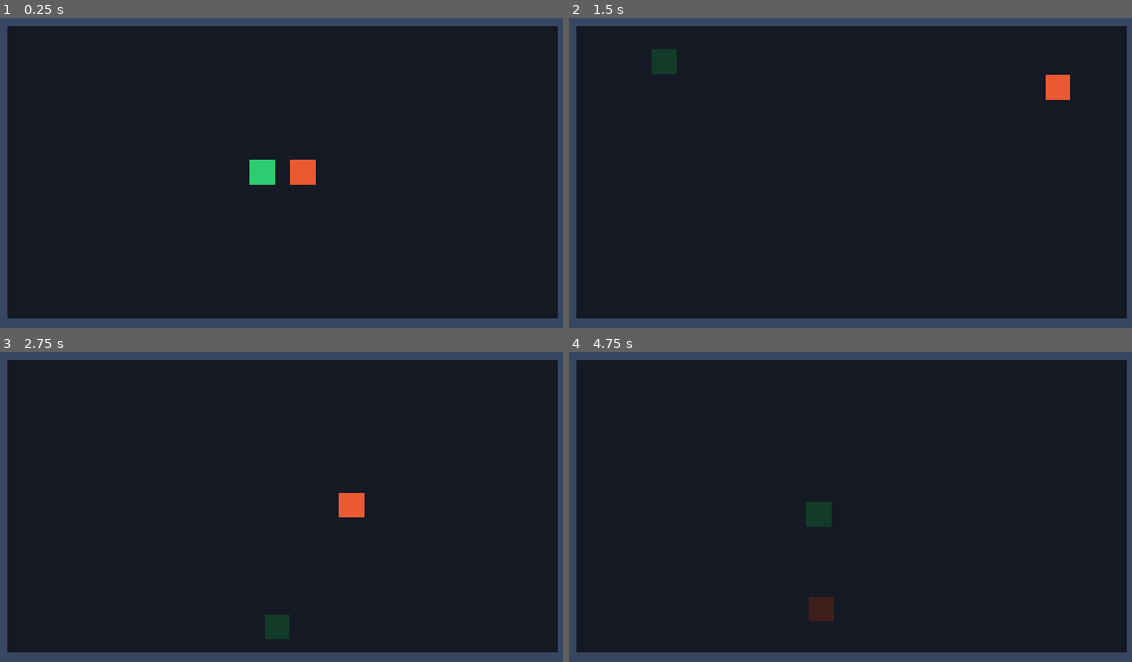
Above: before the commit, frames 1-4 (two rows, left to right).
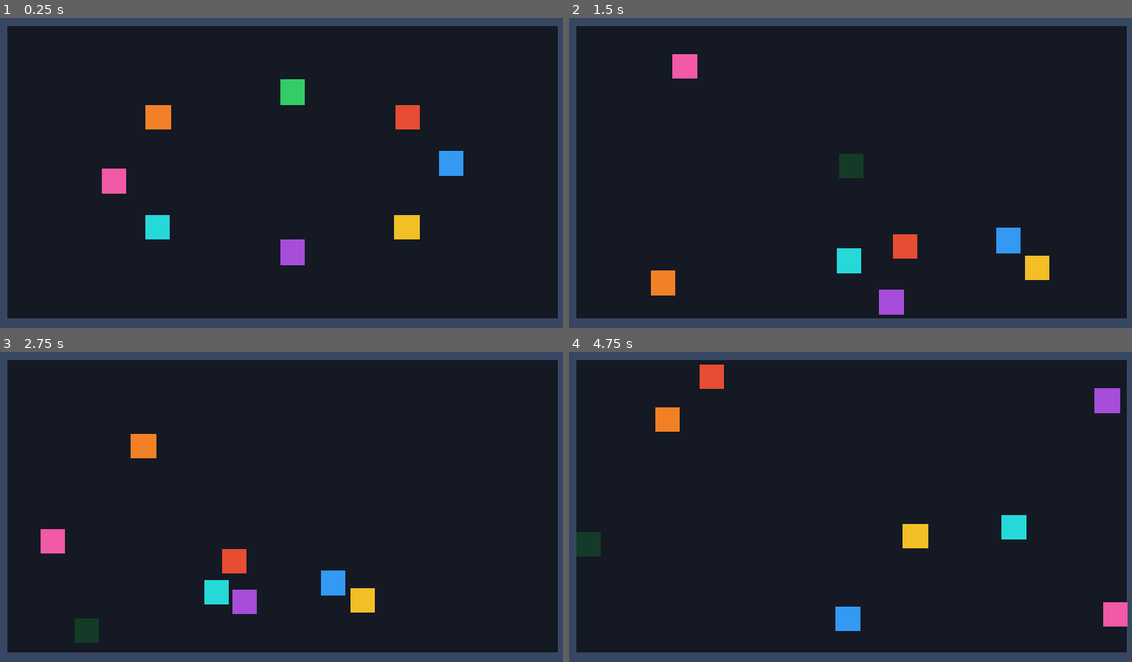
Above: after the commit, the same moments.

Repository: akr0407/physicsbr
Game: Godot game, scene res://scenes/main.tscn
Same seed, same stepped clock (60 frames per second), same inputs: the game is played once before the commit and once after it.
Inputs:
- Up to frame 1 (0.25 s): no input
- Up to frame 2 (1.5 s): tap Enter at 0.5 s; hold D 0.53-1.28 s; tap K at 0.6 s; tap Space at 0.77 s; tap L at 1.35 s
- Up to frame 3 (2.75 s): tap Space at 1.52 s; hold D from 2.03 s (still down); tap J at 2.1 s
- Up to frame 4 (4.75 s): tap T at 2.85 s; tap Space at 3.02, 3.77, 4.52 s; release D at 3.53 s; tap K at 3.6 s; tap L at 4.35 s

The runs differ from the first frame. In frame 1, 3.6% of the frame differs, in the area x 18-83%, y 19-80%; in frame 2, 3.5%; in frame 3, 3.4%; in frame 4, 3.5%.

Commit message:
feat: add main scene and battle royale manager script for game orchestration

Diff:
--- a/scenes/main.tscn
+++ b/scenes/main.tscn
@@ -1,7 +1,6 @@
-[gd_scene load_steps=7 format=3]
+[gd_scene load_steps=6 format=3]
 
-[ext_resource type="PackedScene" path="res://scenes/fighter.tscn" id="1_fighter"]
-[ext_resource type="Script" path="res://scripts/battle_royale_manager.gd" id="2_manager"]
+[ext_resource type="Script" path="res://scripts/battle_royale_manager.gd" id="1_manager"]
 
 [sub_resource type="RectangleShape2D" id="RectangleShape2D_top"]
 size = Vector2(1152, 40)
@@ -68,19 +67,5 @@
 offset_bottom = 324.0
 color = Color(0.22, 0.28, 0.38, 1)
 
-[node name="Fighter" parent="." instance=ExtResource("1_fighter")]
-position = Vector2(400, 324)
-initial_impulse = Vector2(700, 0)
-
-[node name="Fighter2" parent="." instance=ExtResource("1_fighter")]
-position = Vector2(752, 324)
-fighter_id = 2
-fighter_name = "Fighter 2"
-initial_impulse = Vector2(-700, 0)
-fighter_color = Color(0.92, 0.35, 0.2, 1)
-
 [node name="BattleRoyaleManager" type="Node" parent="."]
-script = ExtResource("2_manager")
-
-[connection signal="eliminated" from="Fighter" to="BattleRoyaleManager" method="_on_fighter_eliminated"]
-[connection signal="eliminated" from="Fighter2" to="BattleRoyaleManager" method="_on_fighter_eliminated"]
+script = ExtResource("1_manager")
--- a/scripts/battle_royale_manager.gd
+++ b/scripts/battle_royale_manager.gd
@@ -8,6 +8,27 @@
 ## winner bernilai RigidBody2D pemenang, atau null jika hasilnya draw
 signal game_over(winner: RigidBody2D)
 
+## Konfigurasi Spawning (Task 05.3)
+@export_group("Spawning Configuration")
+@export var fighter_template: PackedScene = preload("res://scenes/fighter.tscn")
+@export var fighter_count: int = 8
+@export var auto_spawn: bool = true
+@export var arena_center: Vector2 = Vector2(576, 324)
+@export var spawn_radius: Vector2 = Vector2(380, 200)
+@export var spawn_inward_impulse: float = 250.0
+
+## Palet warna default untuk membedakan visual masing-masing fighter
+const DEFAULT_COLORS: Array[Color] = [
+	Color(0.2, 0.8, 0.4),    # Hijau (Fighter 1)
+	Color(0.9, 0.3, 0.2),    # Merah-Oranye (Fighter 2)
+	Color(0.2, 0.6, 0.95),   # Biru (Fighter 3)
+	Color(0.95, 0.75, 0.15), # Emas/Kuning (Fighter 4)
+	Color(0.65, 0.3, 0.85),  # Ungu (Fighter 5)
+	Color(0.15, 0.85, 0.85), # Cyan (Fighter 6)
+	Color(0.95, 0.35, 0.65), # Pink (Fighter 7)
+	Color(0.95, 0.5, 0.15)   # Oranye Terang (Fighter 8)
+]
+
 ## Status akhir pertandingan
 var is_game_over: bool = false
 var winner: RigidBody2D = null
@@ -17,8 +38,60 @@
 var _eliminated_fighters: Array[RigidBody2D] = []
 
 func _ready() -> void:
-	# Daftarkan seluruh fighter yang sudah ada di scene
-	_register_existing_fighters()
+	# Lakukan spawning secara deferred agar tree parent selesai setup
+	if auto_spawn and fighter_template != null:
+		call_deferred("spawn_fighters")
+	else:
+		_register_existing_fighters()
+		print("[BattleRoyaleManager] Siap. Total fighter terdaftar: %d | Fighter hidup: %d" % [get_total_count(), get_alive_count()])
+
+## Menghitung posisi spawn melingkar/elips yang tersebar merata di arena
+func get_spawn_positions(count: int) -> Array[Vector2]:
+	var positions: Array[Vector2] = []
+	if count <= 0:
+		return positions
+
+	var angle_step: float = (2.0 * PI) / float(count)
+	for i in range(count):
+		# Mulai dari sudut atas (-PI/2) agar simetris
+		var angle: float = -PI / 2.0 + (float(i) * angle_step)
+		var pos: Vector2 = arena_center + Vector2(cos(angle) * spawn_radius.x, sin(angle) * spawn_radius.y)
+		positions.append(pos)
+
+	return positions
+
+## Melakukan instansiasi fighter secara otomatis di arena
+func spawn_fighters(count: int = -1) -> void:
+	if fighter_template == null:
+		push_error("[BattleRoyaleManager] fighter_template belum diatur!")
+		return
+
+	var n: int = count if count > 0 else fighter_count
+	var positions: Array[Vector2] = get_spawn_positions(n)
+	var target_parent: Node = get_parent() if get_parent() != null else self
+
+	print("[BattleRoyaleManager] Melakukan spawning %d fighter ke dalam arena..." % [n])
+
+	for i in range(n):
+		var fighter = fighter_template.instantiate()
+		fighter.fighter_id = i + 1
+		fighter.fighter_name = "Fighter %d" % (i + 1)
+		fighter.name = "Fighter_%d" % (i + 1)
+		fighter.global_position = positions[i]
+
+		# Berikan dorongan awal mengarah ke tengah arena
+		var impulse_dir: Vector2 = (arena_center - positions[i]).normalized()
+		fighter.initial_impulse = impulse_dir * spawn_inward_impulse
+
+		# Terapkan warna unik
+		if i < DEFAULT_COLORS.size():
+			fighter.fighter_color = DEFAULT_COLORS[i]
+		else:
+			fighter.fighter_color = Color.from_hsv(float(i) / float(n), 0.75, 0.9)
+
+		target_parent.add_child(fighter)
+		register_fighter(fighter)
+
 	print("[BattleRoyaleManager] Siap. Total fighter terdaftar: %d | Fighter hidup: %d" % [get_total_count(), get_alive_count()])
 
 ## Mencari dan mendaftarkan fighter yang ada di scene secara non-rapuh
@@ -193,7 +266,7 @@
 		else:
 			print("[BattleRoyaleManager DEBUG] Belum ada fighter yang tereliminasi untuk diuji eliminasi ganda.")
 
-	# Debug key 'J': Simulasi eliminasi draw (kedua fighter tereliminasi bersamaan)
+	# Debug key 'J': Simulasi eliminasi draw (kedua/seluruh fighter tereliminasi bersamaan)
 	elif event.keycode == KEY_J:
 		if not is_game_over:
 			print("[BattleRoyaleManager DEBUG] Menekan 'J': Simulasi DRAW dengan mengeliminasi seluruh fighter...")
